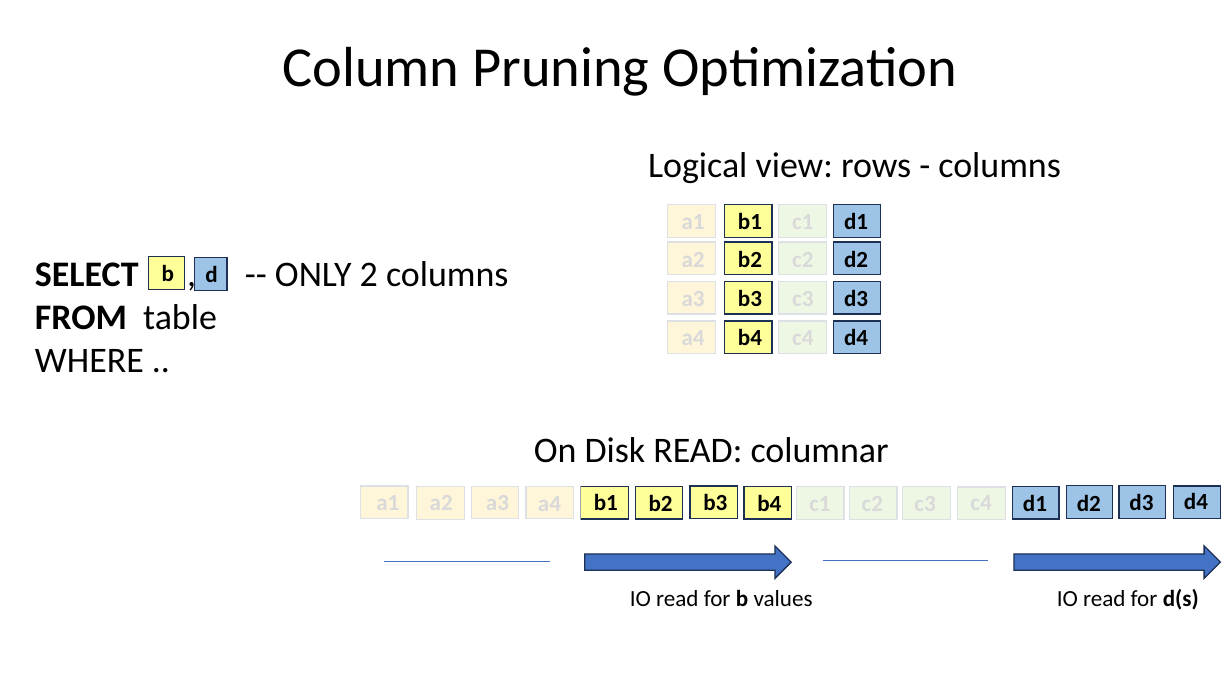
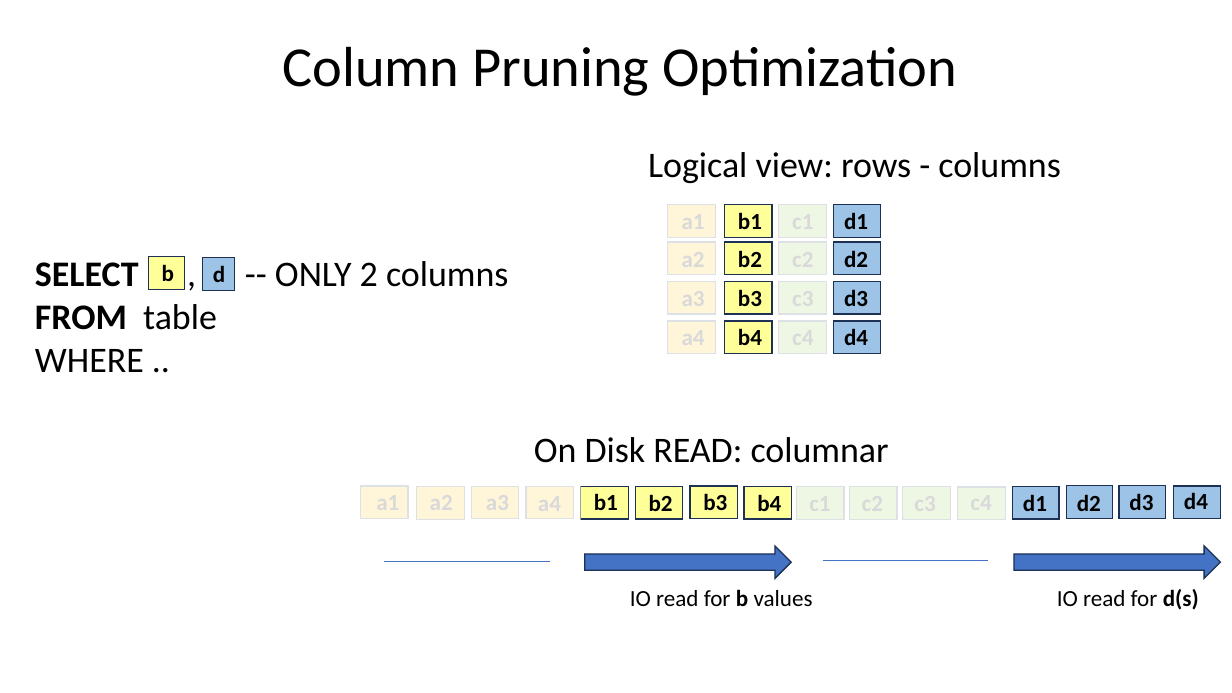
Before and after one commit to Arnaud-Nauwynck/presentations, a slide deck: slide 25 of pres-bigdata/8-Datalake-File-Format-Parquet.pptx (slide 17 before the commit). Drawn at 1232x693 pixels with LibreOffice and Linux fonts; fonts in the diff are those of the drawing. Boxes give left, top, right and bottom in pixels: in the first picture for what was removed or moved away, otherwise in the second. Text is boxed around its words. In the diff, an @@ line names an element or a change of style, - is before the commit and + after.

```diff
--- a/pres-bigdata/8-Datalake-File-Format-Parquet.pptx
+++ b/pres-bigdata/8-Datalake-File-Format-Parquet.pptx
@@ rectangle: place and size @@
-rectangle at [195,258,227,290]
+rectangle at [202,258,235,290]
@@ text "d": place and size @@
-text "d" at [205,265,217,282]
+text "d" at [213,265,225,282]
```
Also in this commit, not shown: 46 other slides changed, 8 slides added, 22 other files.
